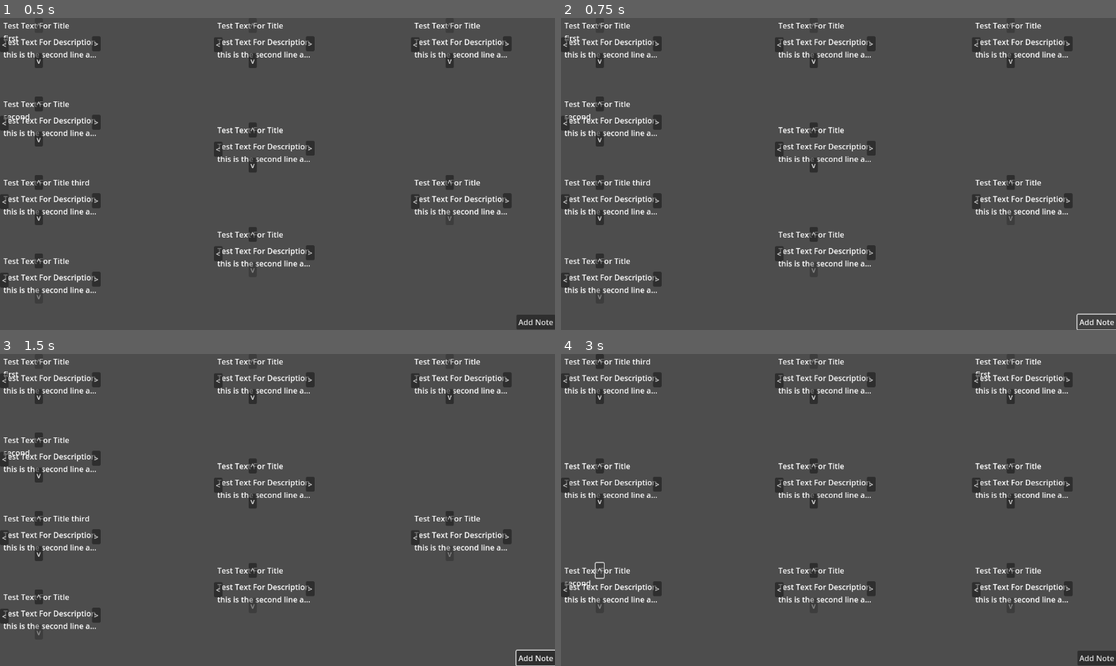
Above: before the commit, frames 1-4 (two rows, left to right).
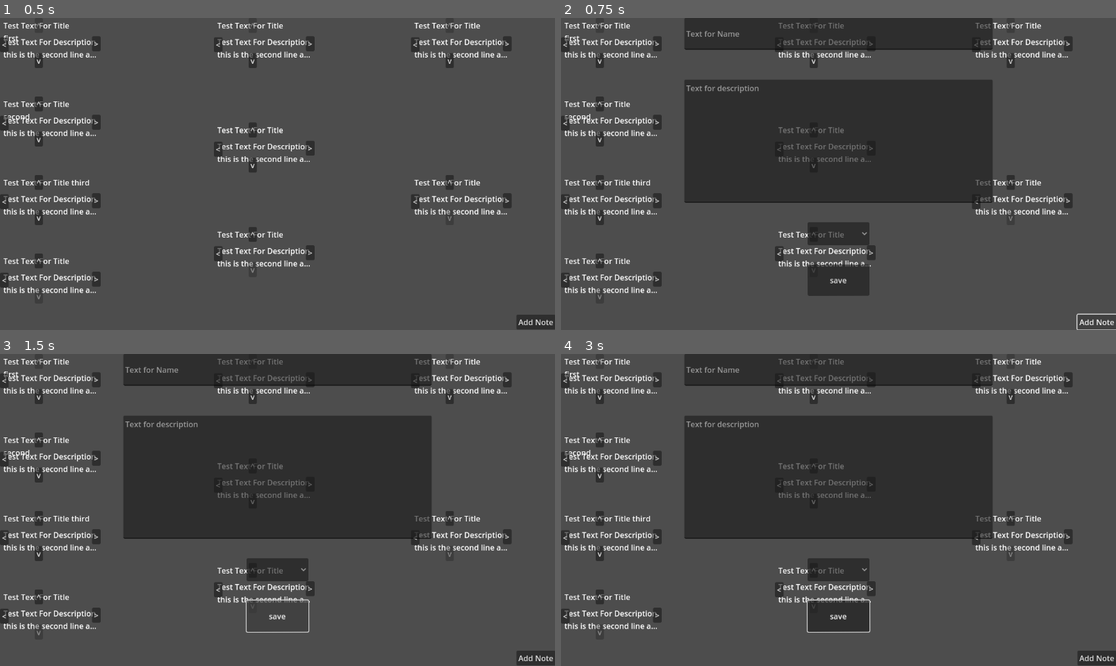
Above: after the commit, the same moments.

Repository: pandapanda135/todo_list
Game: Godot game, scene res://ui_test.tscn
Same seed, same stepped clock (60 frames per second), same inputs: the game is played once before the commit and once after it. The project has no main scene, so this scene is started directly.
Inputs (mouse positions are in pixels of both pictures, inside the frame that each line leads up to):
- Up to frame 1 (0.5 s): no input
- Up to frame 2 (0.75 s): click "Add Note" at 0.5 s
- Up to frame 3 (1.5 s): click (277, 616) at 1.25 s, where only the run after the commit has a clickable "save"
- Up to frame 4 (3 s): click "<" at 2 s; click "^" at 2.75 s

Frame 1 is identical in both runs. In frame 2, 29% of the frame differs, in the area x 22-78%, y 0-90%; in frame 3, 28%; in frame 4, 33%, in the area x 0-93%, y 0-91%.
Error after the commit: Cannot call method 'get_line' on a null value. (res://scripts/save_system.gd:216)

Commit message:
change to node spawn system

Diff:
--- /dev/null
+++ b/add_note_ui.gd
@@ -0,0 +1,12 @@
+extends Button
+
+@onready var modal:Control = $"../ModalController"
+
+func _ready() -> void:
+	self.pressed.connect(_on_pressed)
+
+func _on_pressed() -> void:
+	if modal.visible == true:
+		modal.visible = false
+	else:
+		modal.visible = true
--- a/node_script.gd
+++ b/node_script.gd
@@ -8,6 +8,7 @@
 @onready var left_arrow: Button = $ArrowHandler/LeftArrow
 
 @export var json_file:String = ""
+@export var current_position:int
 
 #declare the collection is will be in within the save file modfiy the save file code
 #to support this and also the function that adds the nodes to the scenes this can be done
@@ -15,10 +16,10 @@
 #and moved which should be easier
 
 func _ready():
-	var _up_arrow_signal:int = up_arrow.pressed.connect(check_node_position.bind(up_arrow))
-	var _left_arrow_singal:int = left_arrow.pressed.connect(check_node_position.bind(left_arrow))
-	var _right_arrow_signal:int = right_arrow.pressed.connect(check_node_position.bind(right_arrow))
-	var _down_arrow_signal:int = down_arrow.pressed.connect(check_node_position.bind(down_arrow))
+	var _up_arrow_signal:bool = up_arrow.pressed.connect(check_node_position.bind(up_arrow))
+	var _left_arrow_singal:bool = left_arrow.pressed.connect(check_node_position.bind(left_arrow))
+	var _right_arrow_signal:bool = right_arrow.pressed.connect(check_node_position.bind(right_arrow))
+	var _down_arrow_signal:bool = down_arrow.pressed.connect(check_node_position.bind(down_arrow))
 	first_arrow_visibility_check()
 
 func check_node_position(clicked_node) -> void:
--- a/scripts/description_save.gd
+++ b/scripts/description_save.gd
@@ -7,8 +7,11 @@
 	self.text_changed.connect(_on_text_changed)
 
 func _on_text_changed() -> void:
-	saved_text = $".".text
-	save()
+	if self.text == "":
+		print("empty description")
+	else:
+		saved_text = self.text
+		save()
 
 func save() -> String:
 	var save_String_2:String = saved_text
--- a/scripts/gui_singleton.gd
+++ b/scripts/gui_singleton.gd
@@ -17,7 +17,7 @@
 func initialize_variables(value_1,value_2,value_3) -> void:
 	collection_1 = value_1
 	collection_2 = value_2
-	collection_3	= value_3
+	collection_3 = value_3
 	collections_array = [collection_1,collection_2,collection_3]
 	print(collection_1)
 	print(collection_2)
--- a/scripts/save_system.gd
+++ b/scripts/save_system.gd
@@ -3,6 +3,8 @@
 # we use onready or else load_note doesnt work due to them not being initialized correctly (I know the code is bad but its all that works :( )
 @onready var label_title_node: LineEdit = get_parent().get_node("/root/Control/TitleLabel")
 @onready var label_description_node: TextEdit = get_parent().get_node("/root/Control/DescriptionLabel")
+
+@onready var control = get_parent().get_node("/root/Control")
 
 @onready var save_path_variables:String = "user://variables.json"
 
@@ -94,6 +96,7 @@
 	else:
 		print("check_save_amount_correct is set to false")
 
+#TODO: Make save_int do stuff for lodaing
 func load_note(save_file:String,label_title:Node,label_description:Node) -> void:
 	# selected_save_file_string = selected_id
 	# selected_save_file = "user://note_%s.json" % selected_save_file_string
@@ -101,10 +104,13 @@
 	var file := FileAccess.open(save_file, FileAccess.READ)
 	var json := JSON.new()
 	var json_line_2 := JSON.new()
+	var json_line_3 := JSON.new()
 	json.parse(file.get_line())
 	json_line_2.parse(file.get_line())
+	json_line_3.parse(file.get_line())
 	var save_String := json.get_data() as String
 	var save_String_2 := json_line_2.get_data() as String
+	# var save_int := json_line_3.get_data() as int
 
 	print(save_String)
 	print(save_String_2)
@@ -116,17 +122,41 @@
 		label_title.text = save_String
 		label_description.text = save_String_2
 
+var value_int:int
 # TODO: Change this to not spawn in root anymore (maybe send path to put as arg of function?)
 func add_and_change_made_nodes(save_number:int) -> void:
-	var root:Node = get_tree().get_root()
+	load_container("user://note_%s.json" % save_number)
+	# var root:Node = get_tree().get_root() this will be kept incase
 	var node_scene:Control = preload("res://individual_node_test.tscn").instantiate() #hard coded and bad incase I want to use other type of node but idk how this works anymore
 	var first_child:Node = node_scene.get_child(0)
 	var second_child:Node = node_scene.get_child(1)
 
 	# root.add_child.call_deferred(node_scene)
+	#TODO: cant call collection as the place it is at is not declared yet maybe look at how onready earlier in this script is called to how to fix this
+	match value_int:
+		0:
+			Gui.collection_1.add_child.call_deferred(node_scene)
+		1:
+			Gui.collection_2.add_child.call_deferred(node_scene)
+		2:
+			Gui.collection_3.add_child.call_deferred(node_scene)
+		_:
+			print("BIG ISSUE WITH VALUE_INT ",value_int)
+
 	node_scene.json_file = "user://note_%s.json" % save_number
 	node_scene.name = "node_note:%s" % save_number
 	load_note(node_scene.json_file,first_child,second_child)
+
+#load container position from file
+func load_container(save_file:String) -> void:
+	var file := FileAccess.open(save_file, FileAccess.READ)
+	var json := JSON.new()
+	var save_int:int
+	for i in range(0,3):
+		json.parse(file.get_line())
+		save_int = json.get_data() as int
+	print("LOAD_CONTAINOR save_int ",save_int)
+	value_int = save_int
 
 func delete_selected_file(save_string:String) -> void:
 	selected_save_file_string = save_string
--- a/scripts/save_title.gd
+++ b/scripts/save_title.gd
@@ -7,8 +7,11 @@
 	self.text_submitted.connect(_text_submitted)
 
 func _text_submitted(submitted_text) -> void:
-	saved_text = submitted_text
-	save()
+	if submitted_text == "":
+		print("empty description")
+	else:
+		saved_text = submitted_text
+		save()
 
 func save() -> String:
 	var save_String:String = saved_text
--- a/ui_test.tscn
+++ b/ui_test.tscn
@@ -1,8 +1,9 @@
-[gd_scene load_steps=4 format=3 uid="uid://4ohhu5aryk3p"]
+[gd_scene load_steps=5 format=3 uid="uid://4ohhu5aryk3p"]
 
 [ext_resource type="PackedScene" uid="uid://dg8lmyc0ukc1u" path="res://individual_node_test.tscn" id="1_8cr15"]
 [ext_resource type="Script" path="res://gui_main.gd" id="1_qvqwe"]
 [ext_resource type="PackedScene" uid="uid://d1dw4yunexyww" path="res://Modal.tscn" id="3_a3yvw"]
+[ext_resource type="Script" path="res://add_note_ui.gd" id="4_70acs"]
 
 [node name="Control" type="Control"]
 layout_mode = 3
@@ -81,6 +82,7 @@
 offset_bottom = 647.0
 text = "Add Note
 "
+script = ExtResource("4_70acs")
 
 [editable path="Collection1/Control"]
 [editable path="Collection1/Control2"]
